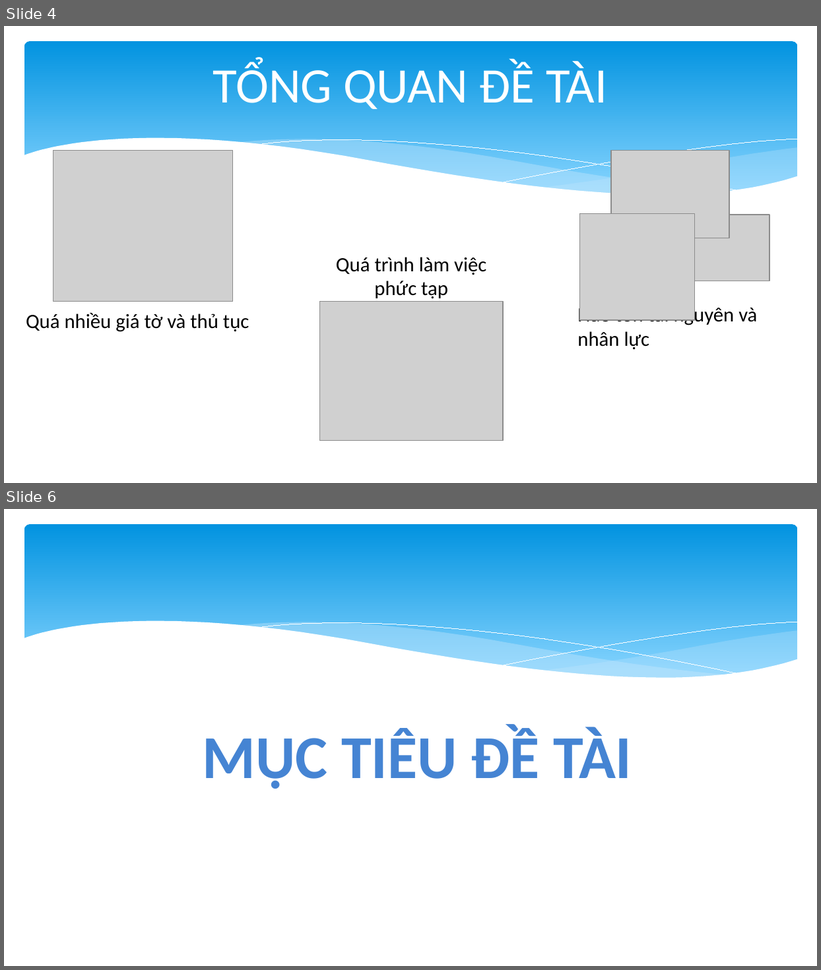
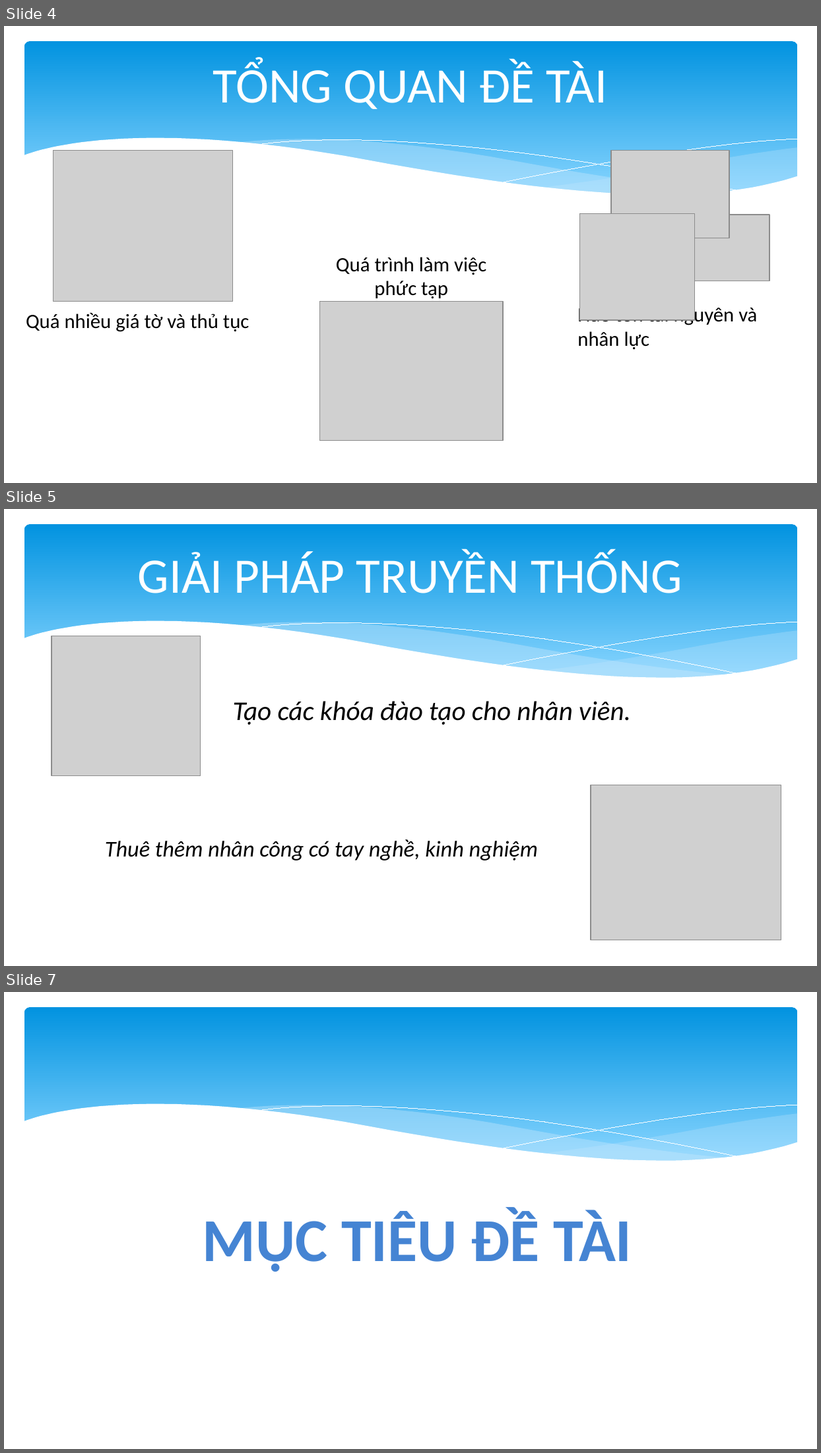
Before and after one commit to quoctrungdh/TaxiApp, a slide deck: BaoCao.pptx. Shown one above the other, each under a label of ours: slides 4 and 6 before the commit, slides 4, 5 and 7 after it; the slides between them are not shown. The pictures are 821x970 and 821x1453 pixels, drawn with LibreOffice and Linux fonts; fonts in the diff are those of the drawing; grey boxes stand for pictures. Boxes give left, top, right and bottom in pixels: in the first picture for what was removed or moved away, otherwise in the second. Text is boxed around its words. In the diff, an @@ line names an element or a change of style, - is before the commit and + after.

```diff
--- a/BaoCao.pptx
+++ b/BaoCao.pptx
@@ slide 5 added at (4,509,817,966), background #FFFFFF; not listed: 6 template elements that a slide beside it also shows @@
@@ title added at (138,552,682,593), 44 pt, text #FFFFFF @@
+GIẢI PHÁP TRUYỀN THỐNG
@@ picture added at (51,636,200,776) @@
@@ text added at (233,701,631,725), 24 pt, text #000000, italic @@
+Tạo các khóa đào tạo cho nhân viên.
@@ picture added at (591,786,781,941) @@
@@ text added at (105,840,538,861), 20 pt, text #000000, italic @@
+Thuê thêm nhân công có tay nghề, kinh nghiệm
@@ what was slide 6 is now slide 7 @@
```
Also in this commit, not shown: 2 slides changed, 3 other slides added, 1 slide removed.
